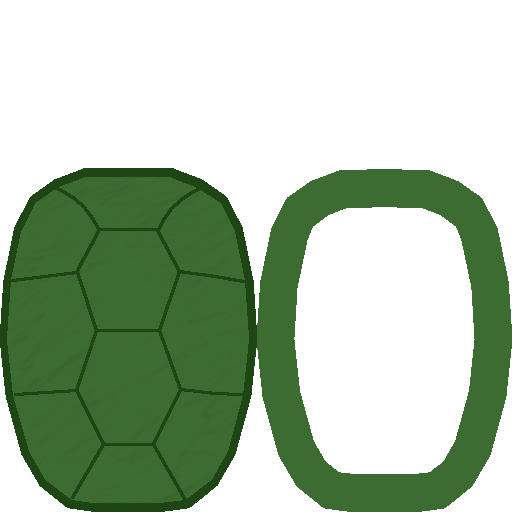
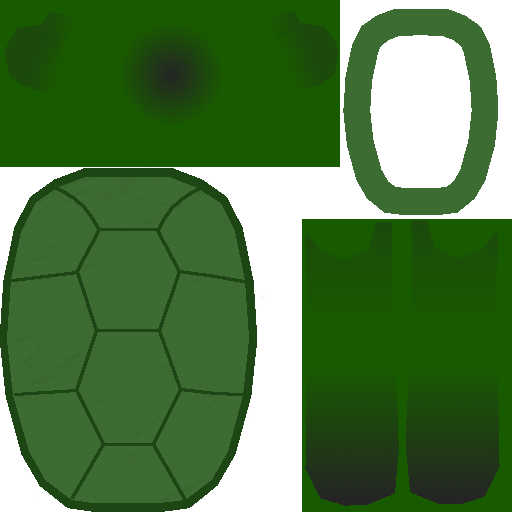
Layer changes from the first 512 x 512 image to the second:
added layer "torso_shading2" (30%) above "torso_shading" over box(4, 11, 498, 326)
added layer "torso_shading" above "Foot" over box(119, 22, 500, 506)
added layer "raph_skintone" above "leo_tone" over box(0, 0, 512, 512)
painted on "inside" over box(257, 9, 512, 512)
removed layer "Background" over box(0, 0, 512, 512)
added layer "torso_outline" over box(0, 0, 512, 512)
